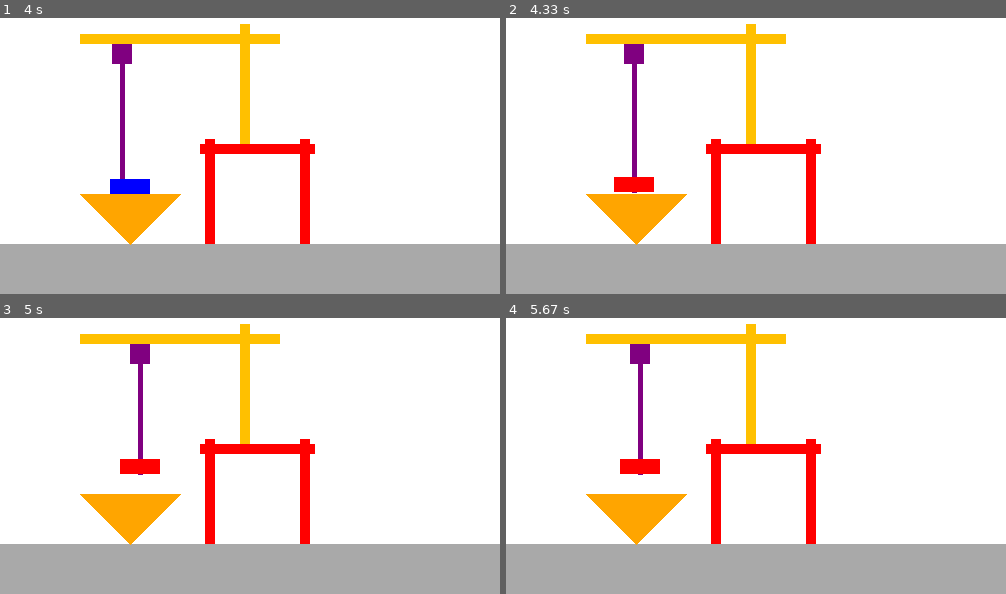
Above: before the commit, frames 1-4 (two rows, left to right).
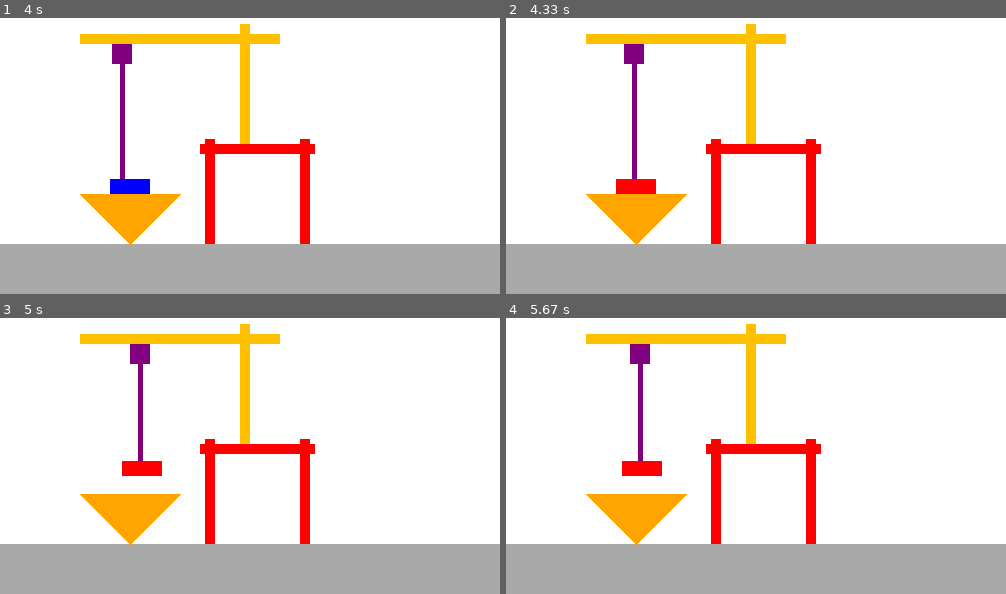
Above: after the commit, the same moments.

Repository: 1053079/MQTT-Crane
Game: pygame game, started from View1-pygame/main.py
The game is run twice, just before and just after one commit, with the same random seed, the same clock (stepped at 60 frames per second) and the same inputs.
Inputs:
- Up to frame 1 (4 s): hold A 0.33-0.87 s; hold S 0.9-1.2 s; hold W 1.67-2.03 s; hold D 2.07-2.7 s; hold S 2.73-3.1 s; hold A 3.13-3.6 s; hold D from 3.63 s (still down)
- Up to frame 2 (4.33 s): release D at 4.1 s; tap Enter at 4.13 s
- Up to frame 3 (5 s): hold W 4.47-4.77 s; hold D from 4.8 s (still down)
- Up to frame 4 (5.67 s): release D at 5.27 s; hold A from 5.3 s (still down)

Frame 1 is identical in both runs. In frame 2, 0.2% of the frame differs, in the area x 21-30%, y 57-64%; in frame 3, 0.2%; in frame 4, 0.2%.

Commit message:
Feature, container is now able te move and be put down #9

Diff:
--- a/View1-pygame/main.py
+++ b/View1-pygame/main.py
@@ -30,6 +30,7 @@
 Container_1 = pygame.Rect(110, 185, 40, 15)
 Waterline = pygame.Rect(0, 250, 800, 50)
 original_container_1_position = Container_1.topleft
+picked_up_container_position = (0, 0)
 clock = pygame.time.Clock()
 
 # Main game loop
@@ -55,11 +56,17 @@
         if not container_picked_up:
             if Container_1.colliderect((Cabin.centerx, Cabin.bottom + rope_height, 1, 1)):
                 container_picked_up = True
-                picked_up_container_position = Container_1.topleft
+                picked_up_container_position = (
+                    Container_1.x - Cabin.x,
+                    Container_1.y - (Cabin.bottom + rope_height),
+                )
                 Container_1.topleft = (width, height)
         else:
             container_picked_up = False
-            Container_1.topleft = original_container_1_position
+            Container_1.topleft = (
+                Cabin.x + picked_up_container_position[0],
+                Cabin.bottom + rope_height + picked_up_container_position[1],
+            )
 
     screen.fill(black)
 
@@ -76,7 +83,11 @@
     pygame.draw.rect(screen, blue, Container_1)
 
     if container_picked_up:
-        pygame.draw.rect(screen, red, (Cabin.centerx - 20, Cabin.bottom + rope_height - 15, 40, 15))
+        pygame.draw.rect(
+            screen,
+            red,
+            (Cabin.x + picked_up_container_position[0], Cabin.bottom + rope_height + picked_up_container_position[1], 40, 15),
+        )
 
     # Update the displayddd
     pygame.display.flip()
